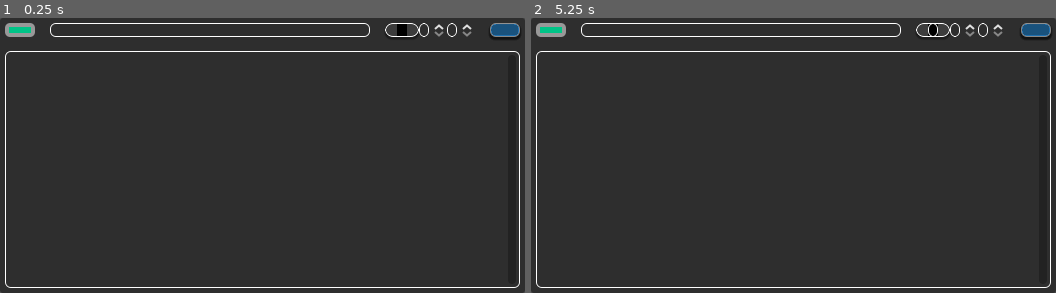
Above: before the commit, frames 1-2 (left to right).
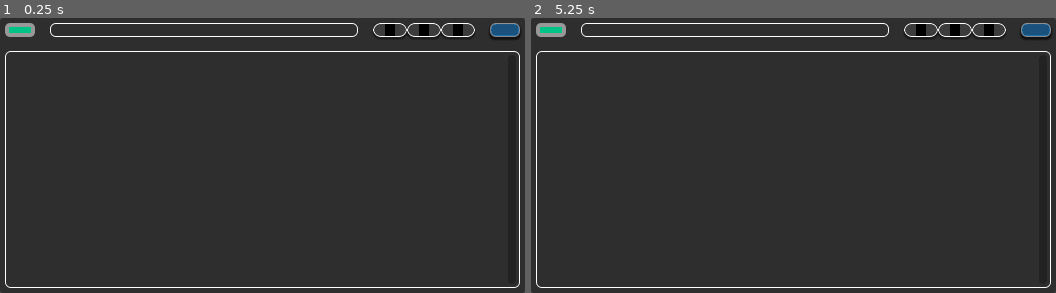
Above: after the commit, the same moments.

Repository: the0neWhoKnocks/godot.egg-timer
Game: Godot game, scene res://scenes/app.tscn
The game is run twice, just before and just after one commit, with the same random seed, the same clock (stepped at 60 frames per second) and the same inputs.
Inputs (mouse positions are in pixels of both pictures, inside the frame that each line leads up to):
- Up to frame 1 (0.25 s): no input
- Up to frame 2 (5.25 s): click "" at 0.5 s; click "+" at 1.25 s; click "" at 2 s; click "+" at 2.75 s; click "" at 3.5 s; click "+" at 4.25 s; tap Enter at 5 s; move the mouse to (935, 29) at 5.02 s; click (935, 29) at 5.17 s

The runs differ from the first frame. In frame 1, 0.7% of the frame differs, in the area x 67-91%, y 1-7%; in frame 2, 0.7%.
Error in both runs: Invalid access to property or key 'timers' on a base object of type 'Dictionary'. (res://scripts/AppConfig.gd:10)

Commit message:
feat: Replace SpinBoxes with new DigiInput

Diff:
--- a/scenes/app.tscn
+++ b/scenes/app.tscn
@@ -2,7 +2,6 @@
 
 [ext_resource type="Script" uid="uid://7to4ji0lsty3" path="res://scripts/timer_form.gd" id="1_0wu41"]
 [ext_resource type="PackedScene" uid="uid://sc2hkkrqud8f" path="res://scenes/digi_input.tscn" id="2_awiwq"]
-[ext_resource type="Script" uid="uid://d2mtokbbrbcpm" path="res://scripts/PaddedSpinBox.gd" id="3_awiwq"]
 
 [sub_resource type="StyleBoxFlat" id="StyleBoxFlat_k6d74"]
 content_margin_left = 4.0
@@ -17,7 +16,25 @@
 
 [sub_resource type="StyleBoxEmpty" id="StyleBoxEmpty_llela"]
 
+[sub_resource type="StyleBoxFlat" id="StyleBoxFlat_1670a"]
+bg_color = Color(0, 0, 0, 1)
+corner_radius_top_left = 10
+corner_radius_top_right = 10
+corner_radius_bottom_right = 10
+corner_radius_bottom_left = 10
+shadow_size = 2
+shadow_offset = Vector2(0, 2)
+
 [sub_resource type="StyleBoxFlat" id="StyleBoxFlat_dmsei"]
+bg_color = Color(0, 0, 0, 1)
+corner_radius_top_left = 10
+corner_radius_top_right = 10
+corner_radius_bottom_right = 10
+corner_radius_bottom_left = 10
+shadow_size = 2
+shadow_offset = Vector2(0, 2)
+
+[sub_resource type="StyleBoxFlat" id="StyleBoxFlat_awiwq"]
 bg_color = Color(0, 0, 0, 1)
 corner_radius_top_left = 10
 corner_radius_top_right = 10
@@ -91,39 +108,25 @@
 layout_mode = 2
 theme_override_styles/panel = SubResource("StyleBoxEmpty_llela")
 
-[node name="DigiInput" parent="Body/TimerFormSpacing/TimerForm" unique_id=2088483096 instance=ExtResource("2_awiwq")]
+[node name="HoursInput" parent="Body/TimerFormSpacing/TimerForm" unique_id=2088483096 instance=ExtResource("2_awiwq")]
 layout_mode = 2
-theme_override_styles/panel = SubResource("StyleBoxFlat_dmsei")
-
-[node name="HoursInput" type="SpinBox" parent="Body/TimerFormSpacing/TimerForm" unique_id=1948201339]
-visible = false
-layout_mode = 2
-max_value = 24.0
-alignment = 1
-script = ExtResource("3_awiwq")
-metadata/_custom_type_script = "uid://d2mtokbbrbcpm"
+theme_override_styles/panel = SubResource("StyleBoxFlat_1670a")
 
 [node name="Colon1" type="Label" parent="Body/TimerFormSpacing/TimerForm" unique_id=241902242]
 layout_mode = 2
 text = ":"
 
-[node name="MinutesInput" type="SpinBox" parent="Body/TimerFormSpacing/TimerForm" unique_id=1435598311]
+[node name="MinutesInput" parent="Body/TimerFormSpacing/TimerForm" unique_id=975086022 instance=ExtResource("2_awiwq")]
 layout_mode = 2
-max_value = 59.0
-alignment = 1
-script = ExtResource("3_awiwq")
-metadata/_custom_type_script = "uid://d2mtokbbrbcpm"
+theme_override_styles/panel = SubResource("StyleBoxFlat_dmsei")
 
 [node name="Colon2" type="Label" parent="Body/TimerFormSpacing/TimerForm" unique_id=234184751]
 layout_mode = 2
 text = ":"
 
-[node name="SecondsInput" type="SpinBox" parent="Body/TimerFormSpacing/TimerForm" unique_id=468130207]
+[node name="SecondsInput" parent="Body/TimerFormSpacing/TimerForm" unique_id=150026467 instance=ExtResource("2_awiwq")]
 layout_mode = 2
-max_value = 59.0
-alignment = 1
-script = ExtResource("3_awiwq")
-metadata/_custom_type_script = "uid://d2mtokbbrbcpm"
+theme_override_styles/panel = SubResource("StyleBoxFlat_awiwq")
 
 [node name="Spacer3" type="Panel" parent="Body/TimerFormSpacing/TimerForm" unique_id=1078795517]
 custom_minimum_size = Vector2(15, 0)
--- a/scripts/timer_form.gd
+++ b/scripts/timer_form.gd
@@ -8,9 +8,9 @@
 
 @onready var color_picker_btn: ColorPickerButton = $TimerColorPickerBtn
 @onready var ctrl_btn: Button = $CtrlBtn
-@onready var hours_input: PaddedSpinBox = $HoursInput
-@onready var minutes_input: PaddedSpinBox = $MinutesInput
-@onready var seconds_input: PaddedSpinBox = $SecondsInput
+@onready var hours_input: DigiInput = $HoursInput
+@onready var minutes_input: DigiInput = $MinutesInput
+@onready var seconds_input: DigiInput = $SecondsInput
 @onready var timer_name_input: LineEdit = $TimerNameInput
 @onready var timers_list: VBoxContainer = %TimersList
 
@@ -53,9 +53,9 @@
     timer = EggTimer.create(
       color,
       timer_name_input.text,
-      hours_input.get_text(),
-      minutes_input.get_text(),
-      seconds_input.get_text(),
+      hours_input.value,
+      minutes_input.value,
+      seconds_input.value,
     )
 
   timers_list.add_child(timer)
Not shown, changed: TODO.md
